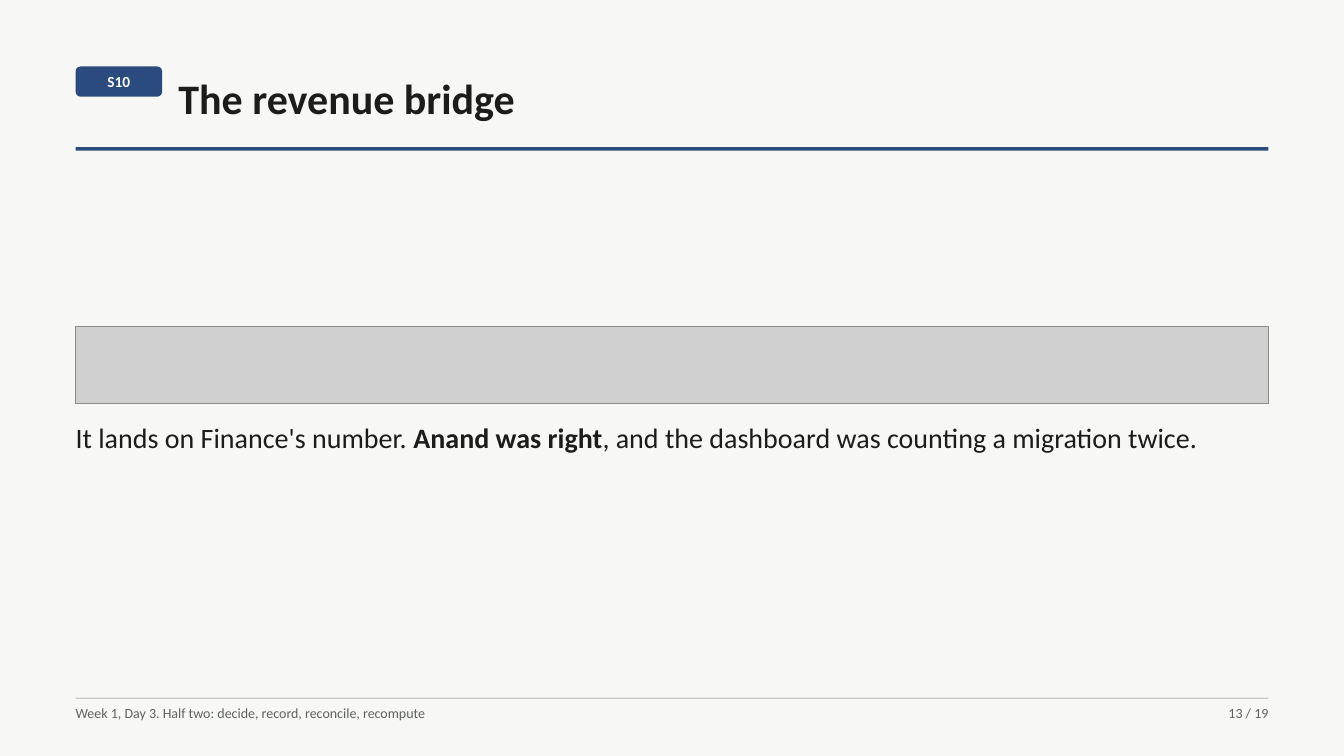
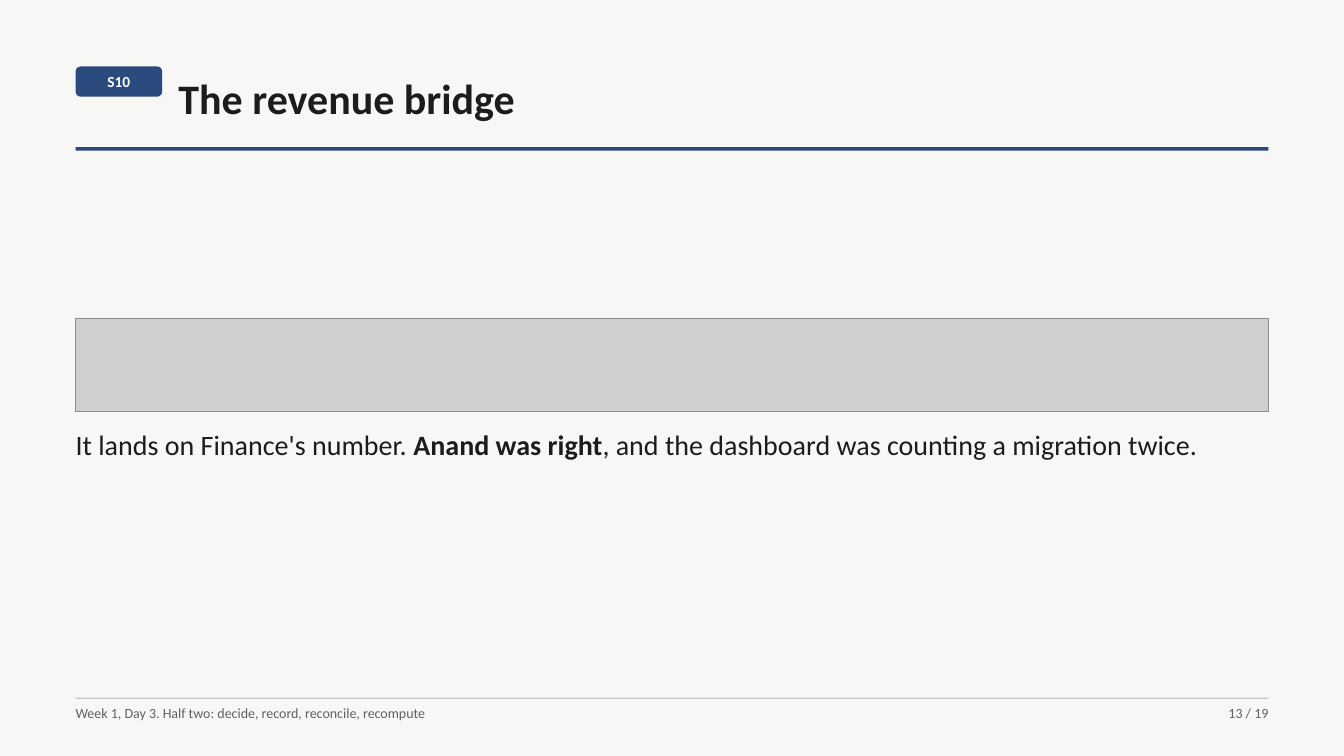
Before and after one commit to fde-academy-lab/c2-content-factory, a slide deck: slide 13 of content/W01/D3/slides/C2_W01_D03_half2_STUDENT.pptx. Drawn at 1344x756 pixels with LibreOffice and Linux fonts; fonts in the diff are those of the drawing; grey boxes stand for pictures. Boxes give left, top, right and bottom in pixels: in the first picture for what was removed or moved away, otherwise in the second. Text is boxed around its words. In the diff, an @@ line names an element or a change of style, - is before the commit and + after.

```diff
--- a/content/W01/D3/slides/C2_W01_D03_half2_STUDENT.pptx
+++ b/content/W01/D3/slides/C2_W01_D03_half2_STUDENT.pptx
@@ picture: place and size @@
-picture at [76,327,1268,404]
+picture at [76,319,1268,411]
@@ text "It lands on Finance's number. ...": place and size @@
-text "It lands on Finance's number. ..." at [76,428,1197,453]
+text "It lands on Finance's number. ..." at [76,435,1197,460]
```
Also in this commit, not shown: 1 other slide changed, 10 other files.
